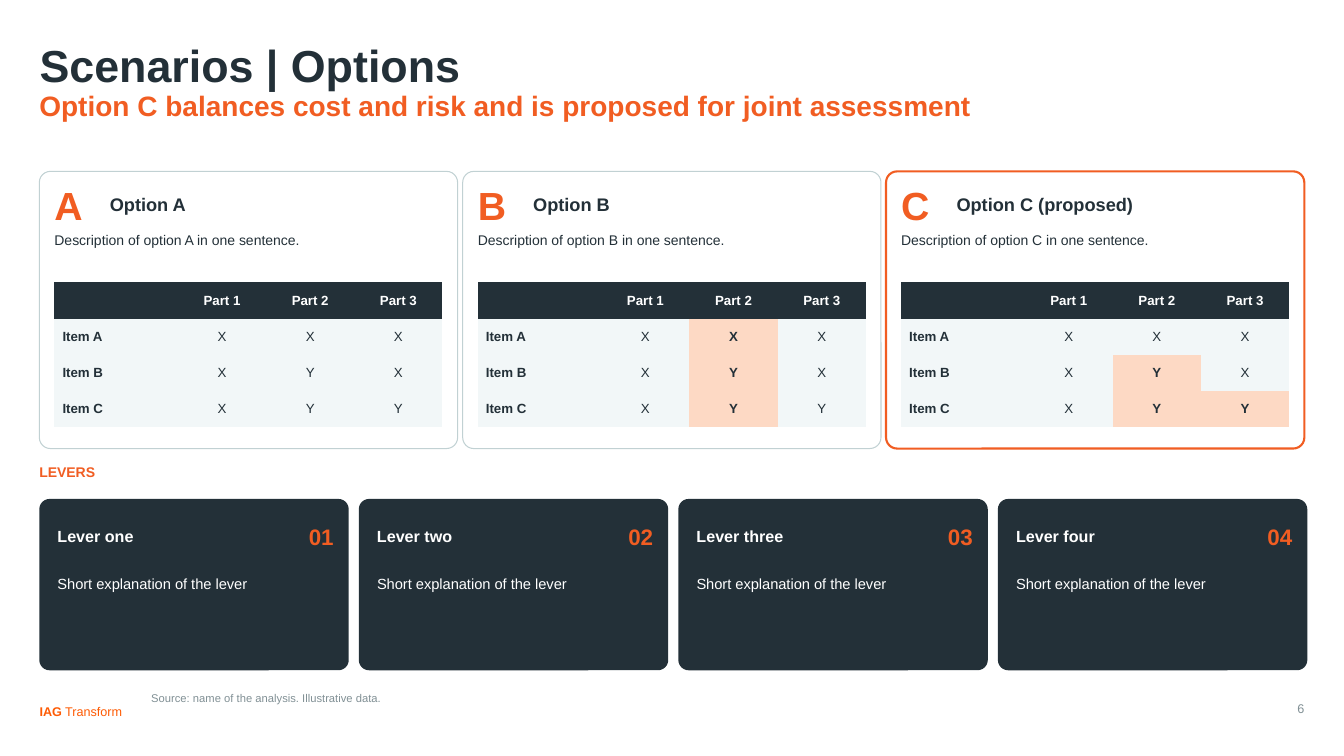
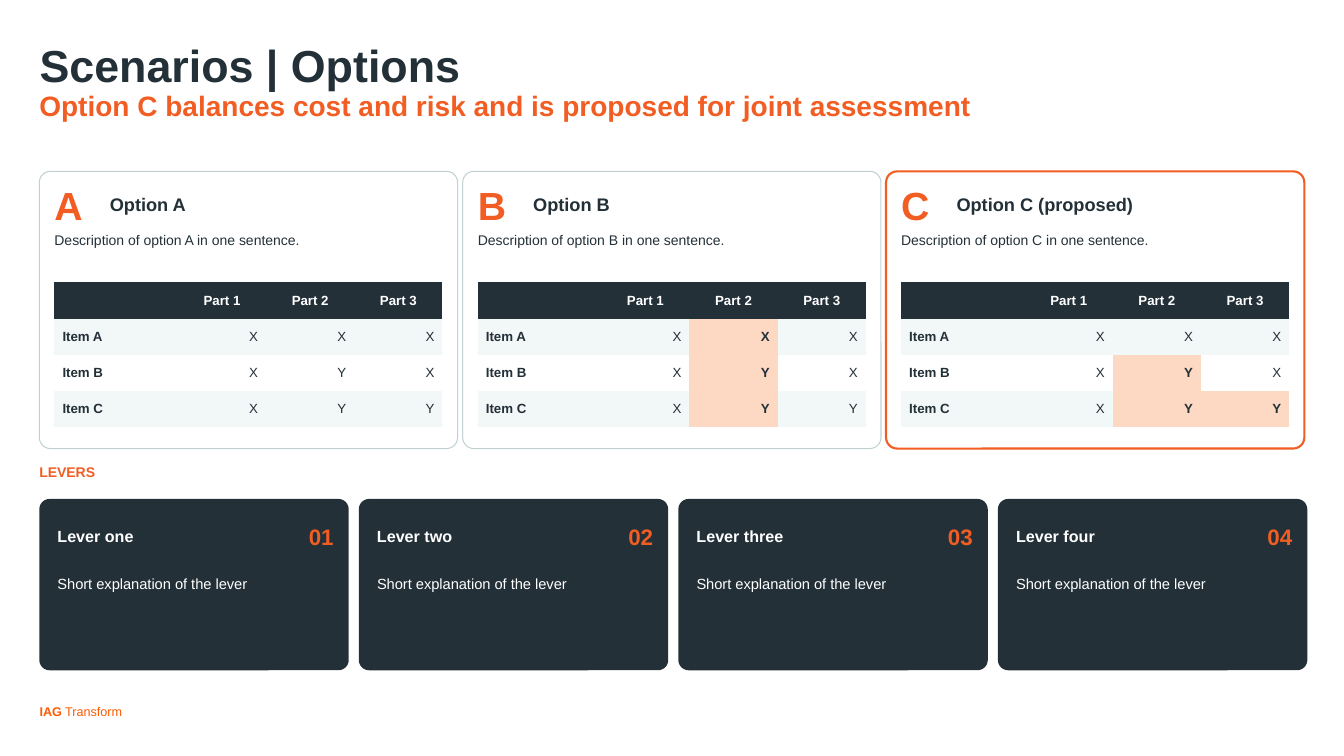
Before and after one commit to PRemealntt/iag-slides, a slide deck: slide 6 of skills/iag-slides/assets/examples/patterns-example.pptx. Drawn at 1344x756 pixels with LibreOffice and Linux fonts; fonts in the diff are those of the drawing; background and template pictures are left out. Boxes give left, top, right and bottom in pixels: in the first picture for what was removed or moved away, otherwise in the second. Text is boxed around its words. In the diff, an @@ line names an element or a change of style, - is before the commit and + after.

```diff
--- a/skills/iag-slides/assets/examples/patterns-example.pptx
+++ b/skills/iag-slides/assets/examples/patterns-example.pptx
@@ table at (x1=54, y1=282, x2=444, y2=427) @@
@@ fill #F2F7F8 to #FFFFFF in row 3 @@
@@ alignment centre to right @@
@@ table at (x1=478, y1=282, x2=867, y2=427) @@
@@ fill #F2F7F8 to #FFFFFF in 3 cells @@
@@ alignment centre to right @@
@@ table at (x1=901, y1=282, x2=1291, y2=427) @@
@@ fill #F2F7F8 to #FFFFFF in 3 cells @@
@@ alignment centre to right @@
@@ text removed at (x1=151, y1=694, x2=381, y2=704) @@
-Source: name of the analysis. Illustrative data.
@@ page number removed at (x1=1297, y1=704, x2=1304, y2=713) @@
-6
```
Also in this commit, not shown: 9 other slides changed, 6 slides added, 8 other files.
